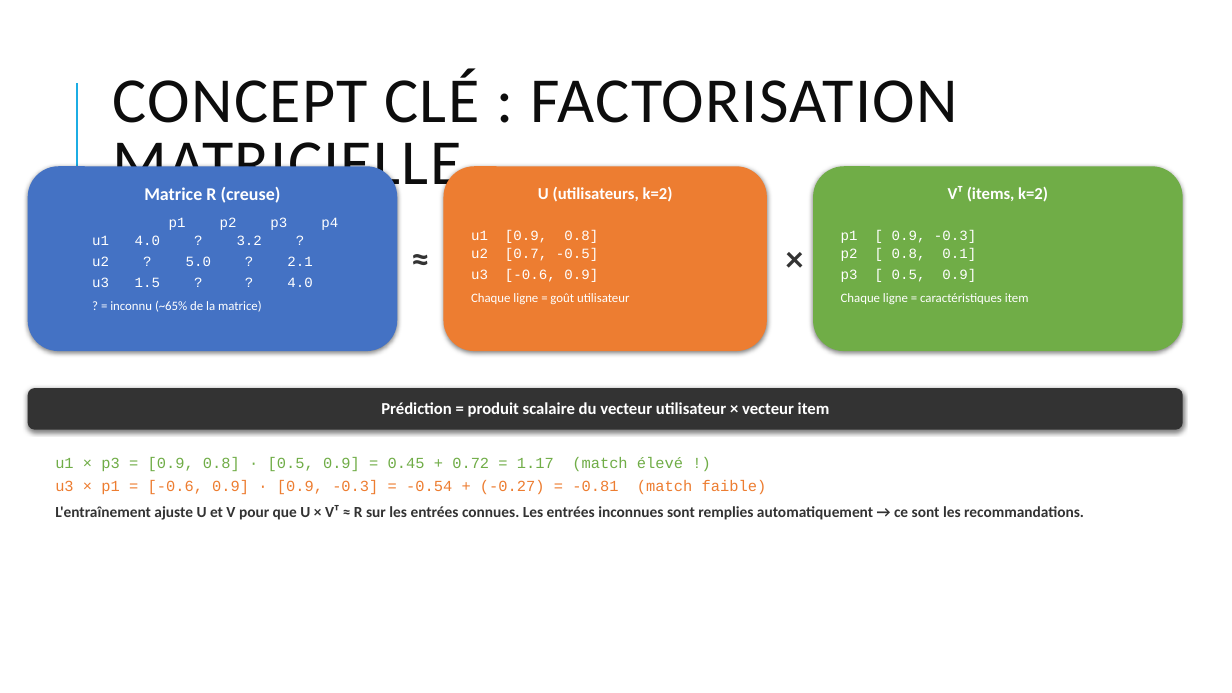
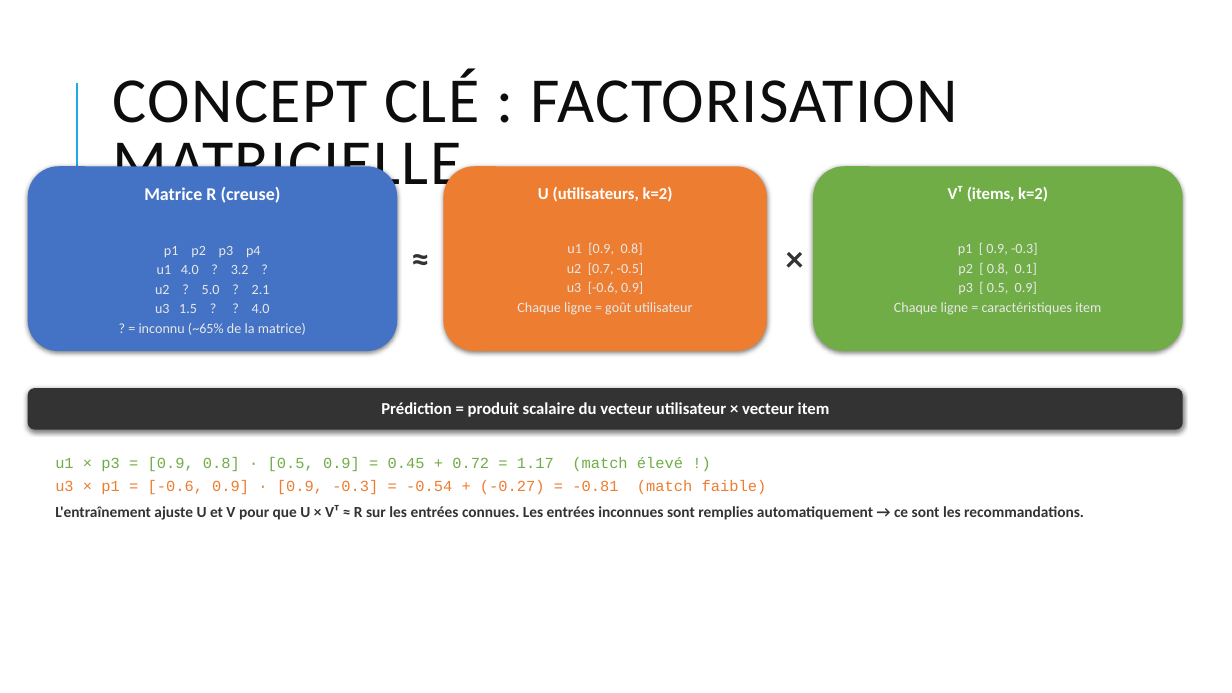
Before and after one commit to Clement-NI/recommendation_system_py, a slide deck: slide 13 of Cobook_org_final.pptx. Drawn at 1232x693 pixels with LibreOffice and Linux fonts; fonts in the diff are those of the drawing. Boxes give left, top, right and bottom in pixels: in the first picture for what was removed or moved away, otherwise in the second. Text is boxed around its words. In the diff, an @@ line names an element or a change of style, - is before the commit and + after.

```diff
--- a/Cobook_org_final.pptx
+++ b/Cobook_org_final.pptx
@@ text removed at box(92, 217, 262, 312) @@
-p1 p2 p3 p4
-u1 4.0 ? 3.2 ?
-u2 ? 5.0 ? 2.1
-u3 1.5 ? ? 4.0
-? = inconnu (~65% de la matrice)
@@ text removed at box(471, 230, 629, 304) @@
-u1 [0.9, 0.8]
-u2 [0.7, -0.5]
-u3 [-0.6, 0.9]
-Chaque ligne = goût utilisateur
@@ text removed at box(841, 230, 1029, 304) @@
-p1 [ 0.9, -0.3]
-p2 [ 0.8, 0.1]
-p3 [ 0.5, 0.9]
-Chaque ligne = caractéristiques item
@@ text in rounded rectangle at box(139, 246, 306, 335): paragraphs added @@
+p1 p2 p3 p4
+u1 4.0 ? 3.2 ?
+u2 ? 5.0 ? 2.1
+u3 1.5 ? ? 4.0
+? = inconnu (~65% de la matrice)
@@ text in rounded rectangle at box(517, 243, 693, 315): paragraphs added @@
+u1 [0.9, 0.8]
+u2 [0.7, -0.5]
+u3 [-0.6, 0.9]
+Chaque ligne = goût utilisateur
@@ text in rounded rectangle at box(894, 243, 1101, 315): paragraphs added @@
+p1 [ 0.9, -0.3]
+p2 [ 0.8, 0.1]
+p3 [ 0.5, 0.9]
+Chaque ligne = caractéristiques item
```
Also in this commit, not shown: 1 other slide changed.
